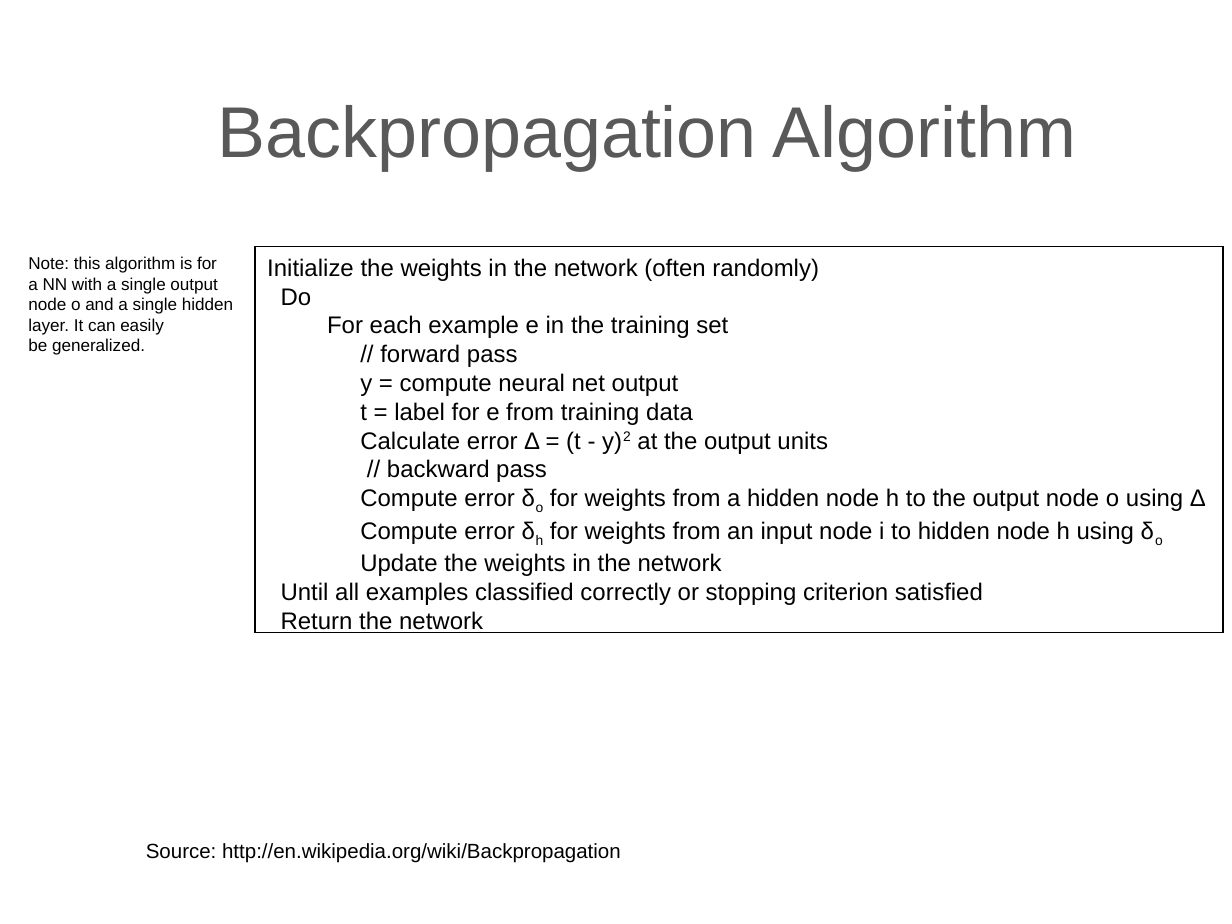
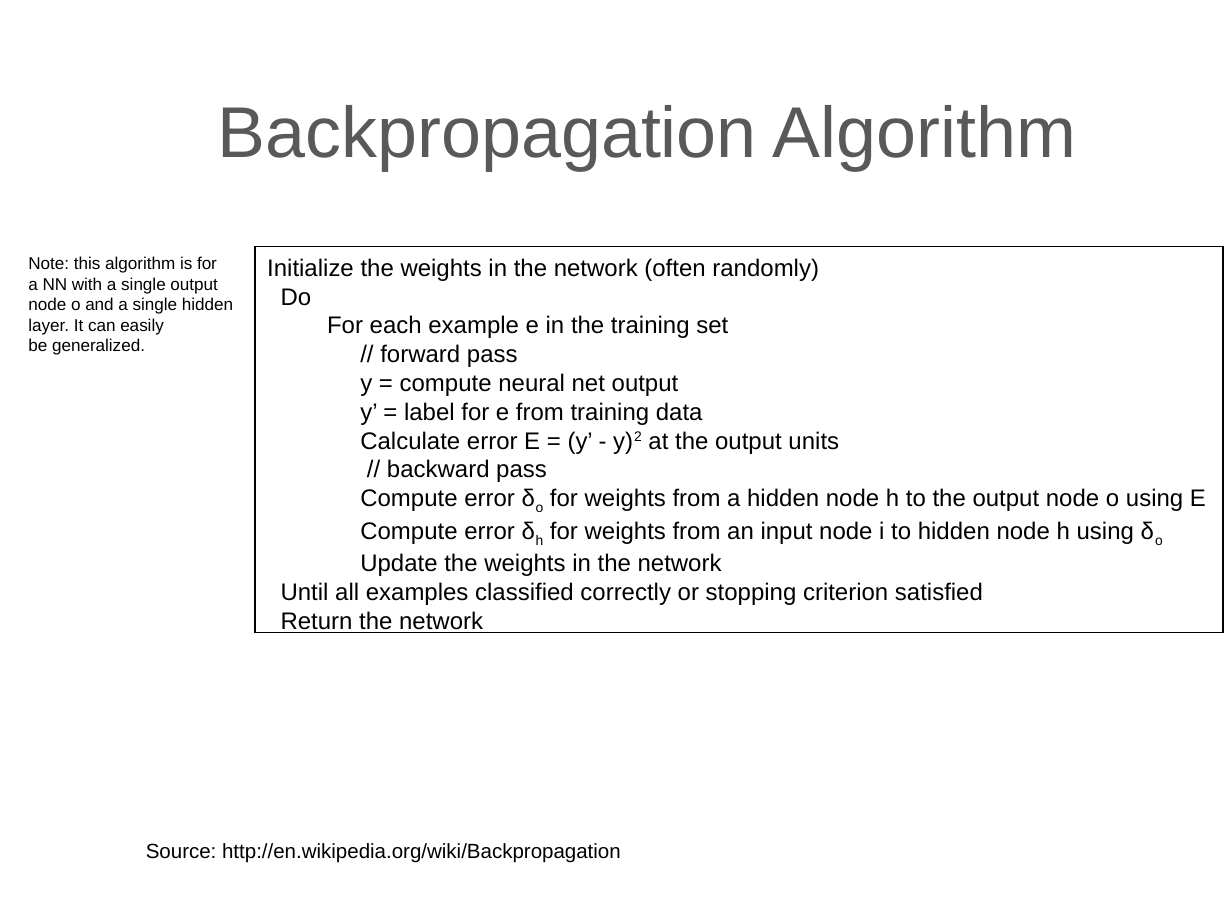
Before and after one commit to lutzhamel/CSC310, a slide deck: slide 13 of notes/14-ANN.pptx. Drawn at 1232x924 pixels with LibreOffice and Linux fonts; fonts in the diff are those of the drawing. Boxes give left, top, right and bottom in pixels: in the first picture for what was removed or moved away, otherwise in the second. Text is boxed around its words. In the diff, an @@ line names an element or a change of style, - is before the commit and + after.

```diff
--- a/notes/14-ANN.pptx
+++ b/notes/14-ANN.pptx
@@ text in rectangle at (360, 402, 839, 454): text changed @@
-t = label for e from training data
-Calculate error Δ = (t - y)2 at the output units
+y’ = label for e from training data
+Calculate error E = (y’ - y)2 at the output units
@@ text in rectangle at (360, 488, 1206, 511): text changed @@
-Compute error δo for weights from a hidden node h to the output node o using Δ
+Compute error δo for weights from a hidden node h to the output node o using E
```
Also in this commit, not shown: 9 other slides changed, 3 other files.
